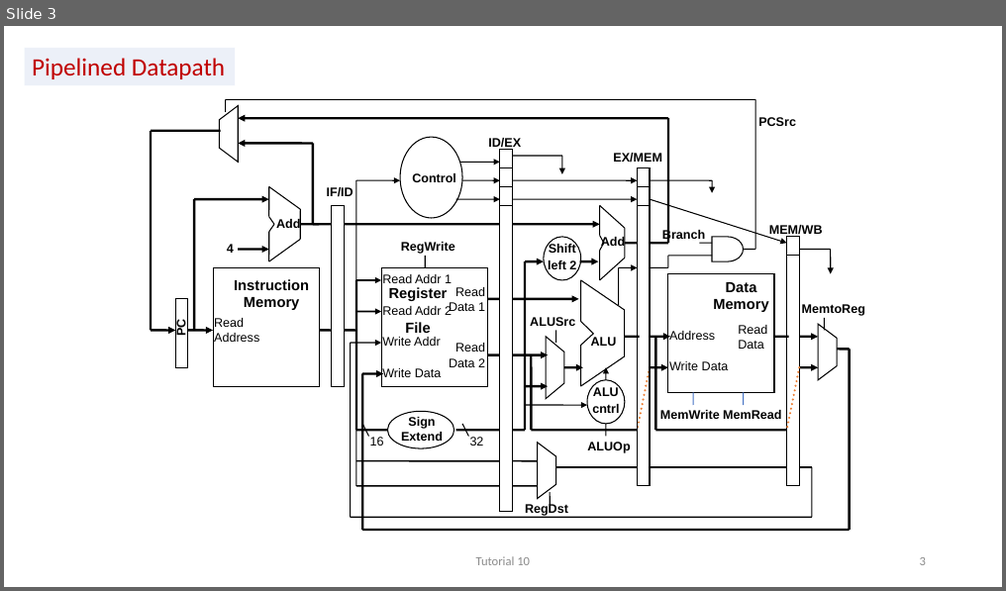
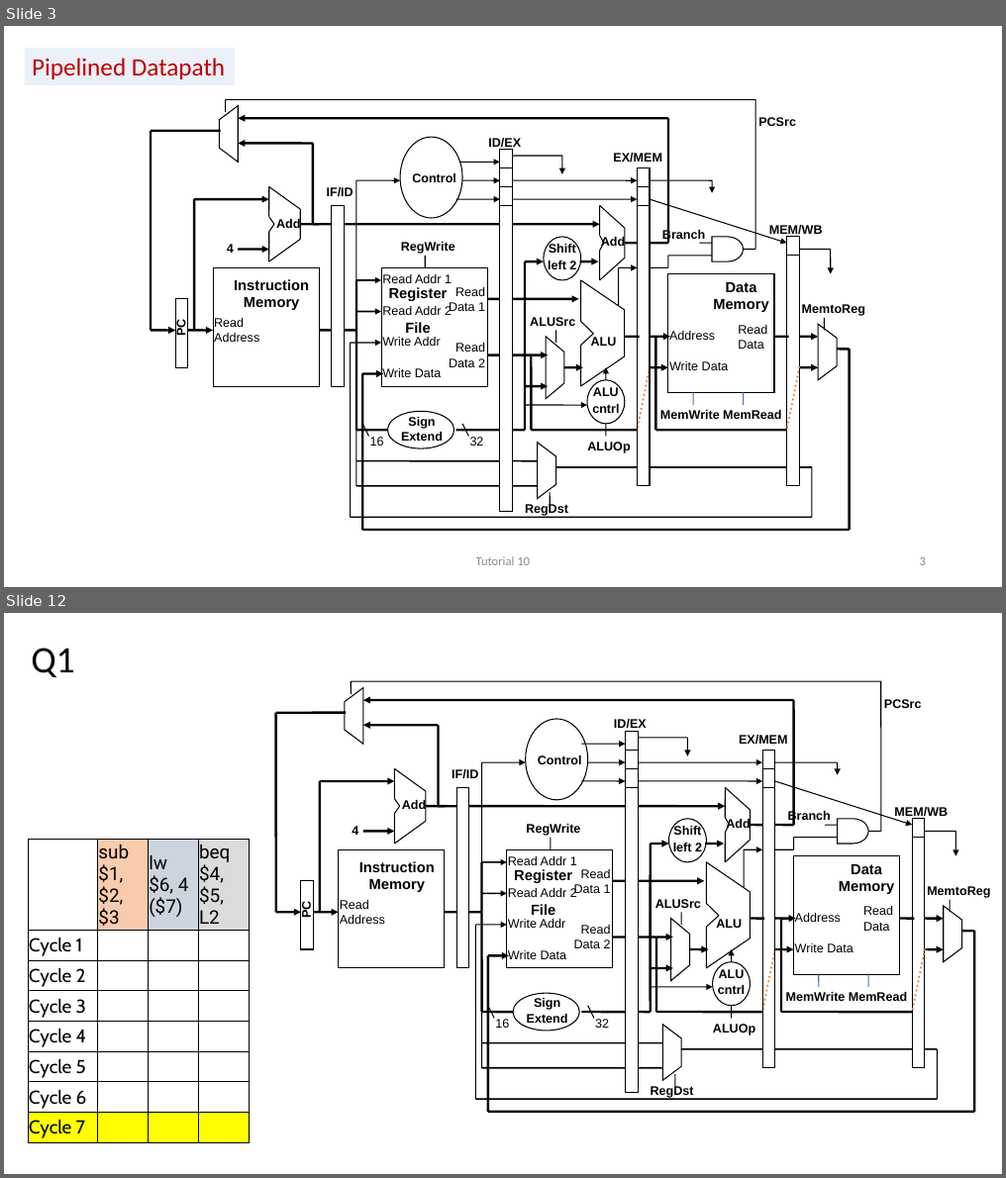
Before and after one commit to theodoreleebrant/TA-2425S1, a slide deck: CS2100/CS2100 Tutorial 10 Supplementary Material.pptx. Shown one above the other, each under a label of ours: slide 3 before the commit, slides 3 and 12 after it; the slides between them are not shown. The pictures are 1006x591 and 1006x1178 pixels, drawn with LibreOffice and Linux fonts; fonts in the diff are those of the drawing. Boxes give left, top, right and bottom in pixels: in the first picture for what was removed or moved away, otherwise in the second. Text is boxed around its words. In the diff, an @@ line names an element or a change of style, - is before the commit and + after.

```diff
--- a/CS2100/CS2100 Tutorial 10 Supplementary Material.pptx
+++ b/CS2100/CS2100 Tutorial 10 Supplementary Material.pptx
@@ slide 12 added at box(4, 613, 1002, 1174), background #FFFFFF @@
@@ text added at box(31, 648, 75, 677), 36 pt, text #000000 @@
+Q1
@@ table added at box(28, 840, 249, 1143), 8 rows, 4 columns @@
+ | sub $1, $2, $3 | lw $6, 4 ($7) | beq $4, $5, L2
+Cycle 1 |  |  | 
+Cycle 2 |  |  | 
+Cycle 3 |  |  | 
+Cycle 4 |  |  | 
+Cycle 5 |  |  | 
+Cycle 6 |  |  | 
+Cycle 7 |  |  | 
@@ group added at box(275, 681, 990, 1112): 79 lines, 37 texts, 34 arrows, 14 rectangles, 5 freeform shapes, 4 ellipses, 1 flow chart delay @@
+Read
+Address
+Instruction
+Memory
+Add
+PC
+4
+Write Data
+Read Addr 1
+Read Addr 2
+Write Addr
+Register
+File
+Read
+Data 1
+Read
+Data 2
+16
+32
+ALU
+Shift
+left 2
+Add
+Data
+Memory
+Address
+Write Data
+Read
+Data
+IF/ID
+Sign
+Extend
+ID/EX
+EX/MEM
+MEM/WB
+Control
+ALU
+cntrl
+RegWrite
+MemWrite
+MemRead
+MemtoReg
+RegDst
+ALUOp
+ALUSrc
+Branch
+PCSrc
```
Also in this commit, not shown: 2 slides changed, 23 other slides added, 1 other file.
